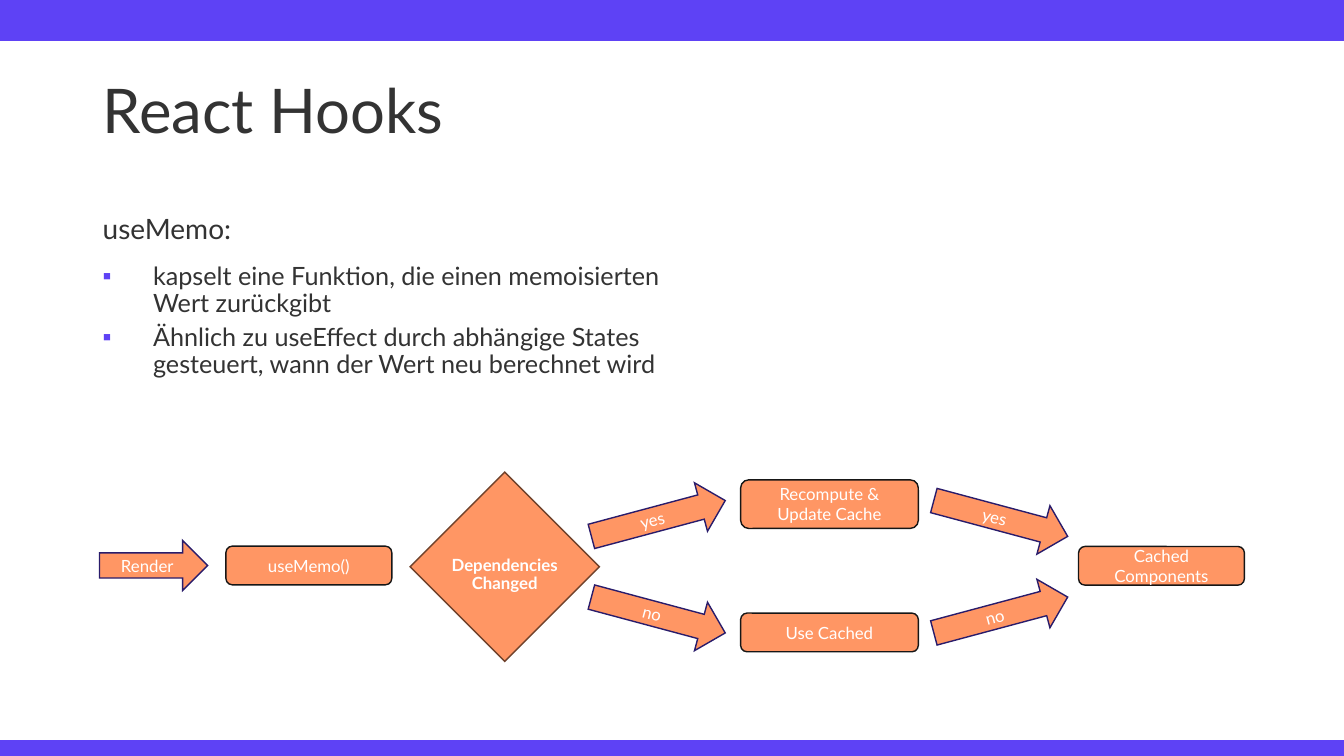
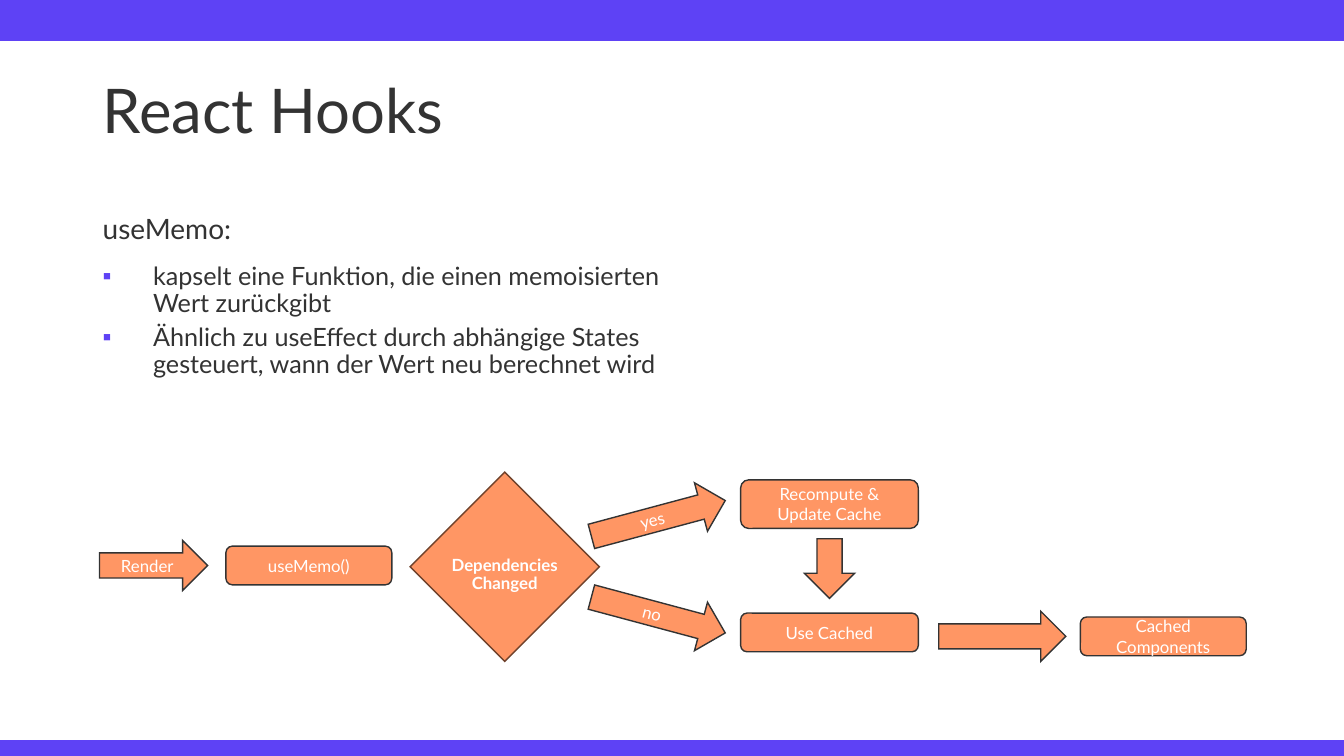
Before and after one commit to TimFehrmannAclue/techlabor_trainings_react_advanced, a slide deck: slide 20 of training_react_advanced.pptx (slide 19 before the commit). Drawn at 1344x756 pixels with LibreOffice and Linux fonts; fonts in the diff are those of the drawing; background and template pictures are left out. Boxes give left, top, right and bottom in pixels: in the first picture for what was removed or moved away, otherwise in the second. Text is boxed around its words. In the diff, an @@ line names an element or a change of style, - is before the commit and + after.

Commit message:
added app design section to presentation, restructured todos, translated, minor color & outline fixes

```diff
--- a/training_react_advanced.pptx
+++ b/training_react_advanced.pptx
@@ outline #291D6B 1 pt to #333333 1 pt in 3 elements at box(100, 540, 208, 591), box(585, 573, 731, 657), box(585, 477, 731, 561) @@
@@ right arrow removed at box(927, 477, 1074, 561) @@
-yes
@@ right arrow added at box(804, 539, 854, 598), fill #FF9664, outline #333333 1 pt @@
@@ right arrow at box(939, 611, 1066, 661): outline #291D6B 1 pt to #333333 1 pt; rotation 345 to 0 degrees @@
@@ text in right arrow at box(987, 613, 1005, 630): text removed @@
-no
@@ outline #161616 1 pt to #333333 1 pt in 4 elements at box(741, 613, 919, 651), box(741, 480, 919, 528), box(226, 546, 392, 585), box(1081, 617, 1247, 655) @@
@@ rounded rectangle "Cached Components": place and size @@
-rounded rectangle "Cached Components" at box(1079, 546, 1245, 585)
+rounded rectangle "Cached Components" at box(1081, 617, 1247, 655)
```
Also in this commit, not shown: 11 other slides changed, 2 slides added, 3 slides removed, 2 other files.
